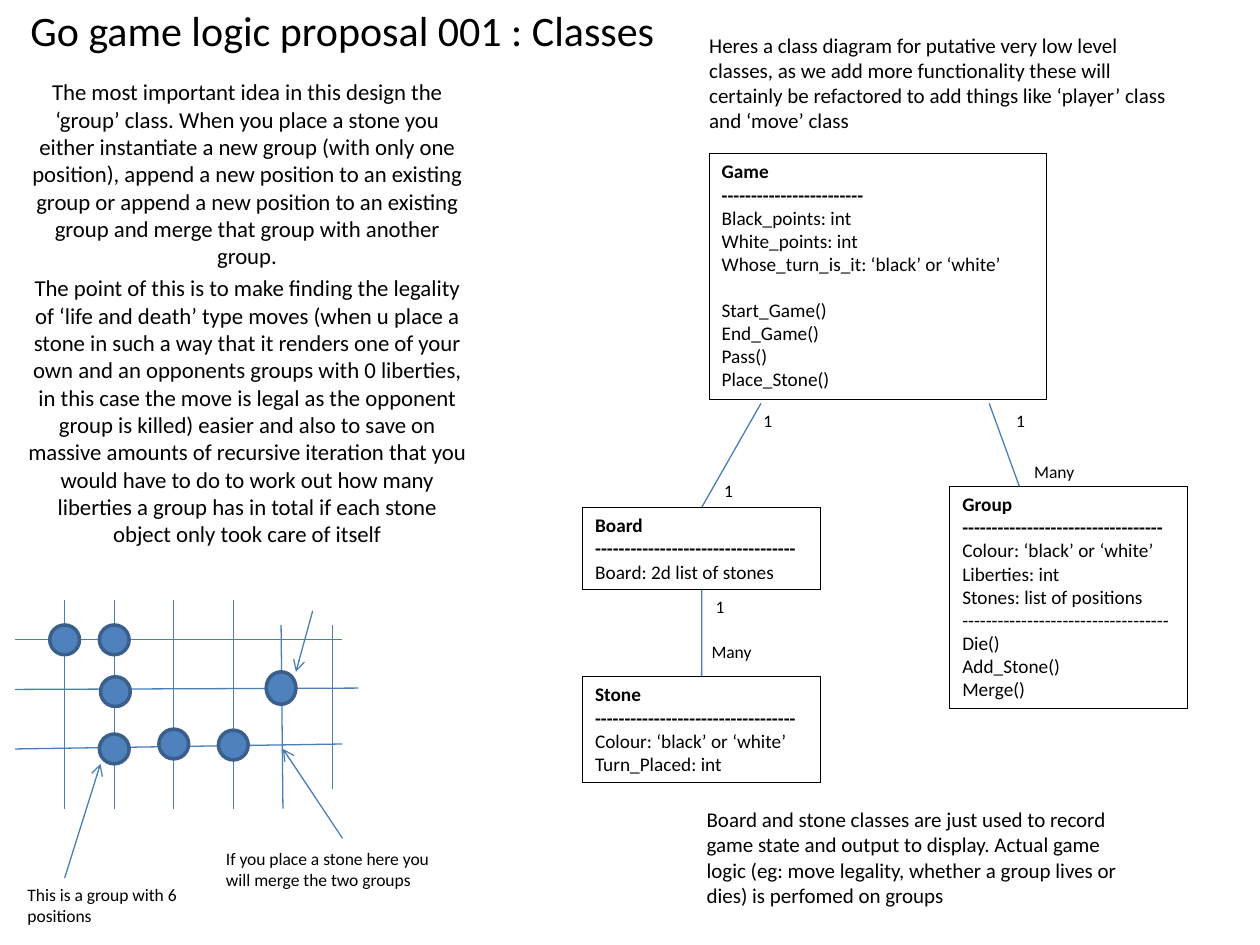
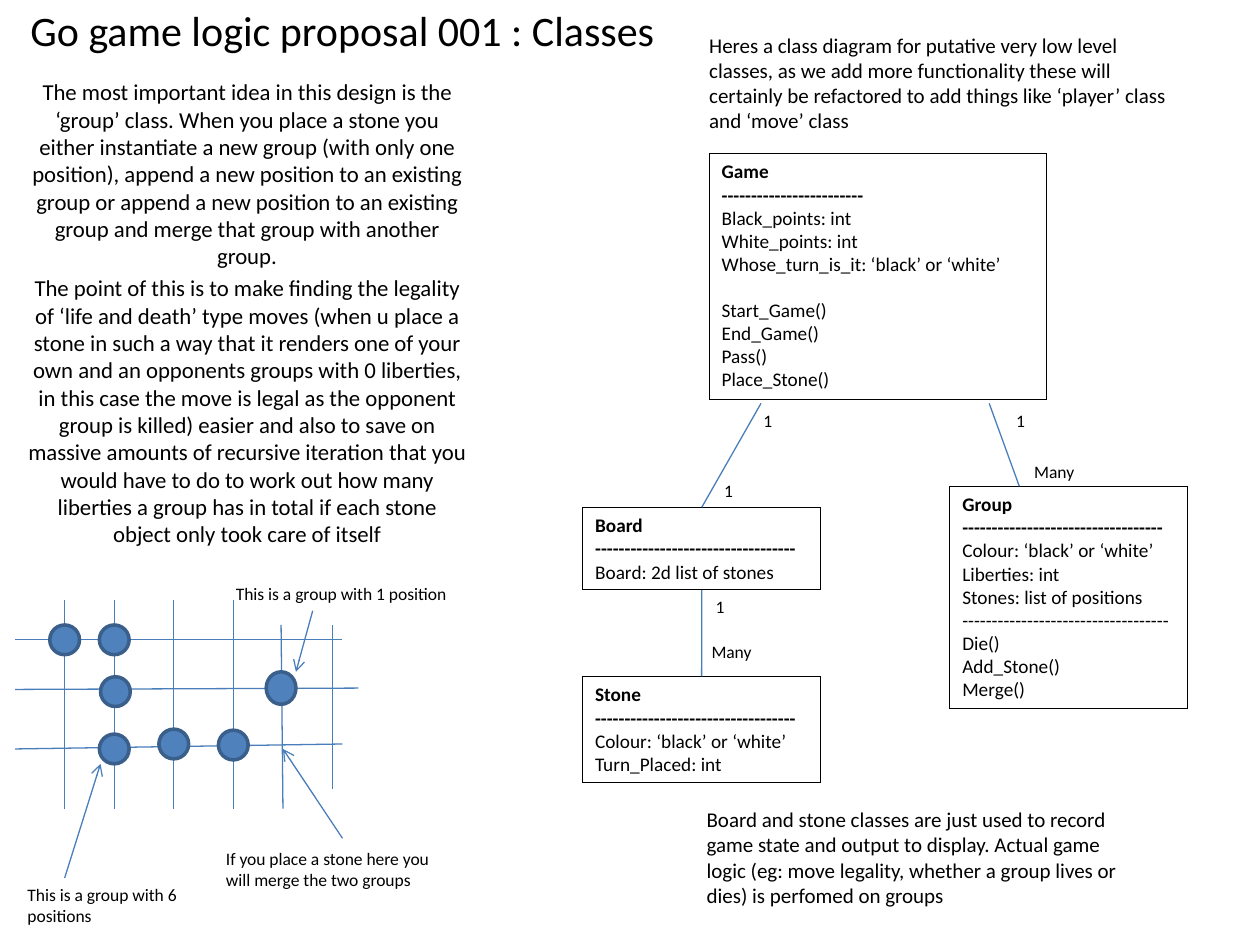
Before and after one commit to jimbobsweeney/Go, a slide deck: slide 1 of DOCUMENTATION/Game_Logic_Proposal 001.pptx. Drawn at 1260x945 pixels with LibreOffice and Linux fonts; fonts in the diff are those of the drawing. Boxes give left, top, right and bottom in pixels: in the first picture for what was removed or moved away, otherwise in the second. Text is boxed around its words. In the diff, an @@ line names an element or a change of style, - is before the commit and + after.

Commit message:
Fixed some errors in game logic doc
Fixed some errors in game logic powerpoint file

```diff
--- a/DOCUMENTATION/Game_Logic_Proposal 001.pptx
+++ b/DOCUMENTATION/Game_Logic_Proposal 001.pptx
@@ subtitle at (32,84,462,268): text changed @@
-The most important idea in this design the ‘group’ class. When you place a stone you either instantiate a new group (with only one position), append a new position to an existing group or append a new position to an existing group and merge that group with another group.
+The most important idea in this design is the ‘group’ class. When you place a stone you either instantiate a new group (with only one position), append a new position to an existing group or append a new position to an existing group and merge that group with another group.
@@ text added at (236,588,446,603), 10 pt, text #000000 @@
+This is a group with 1 position
```
